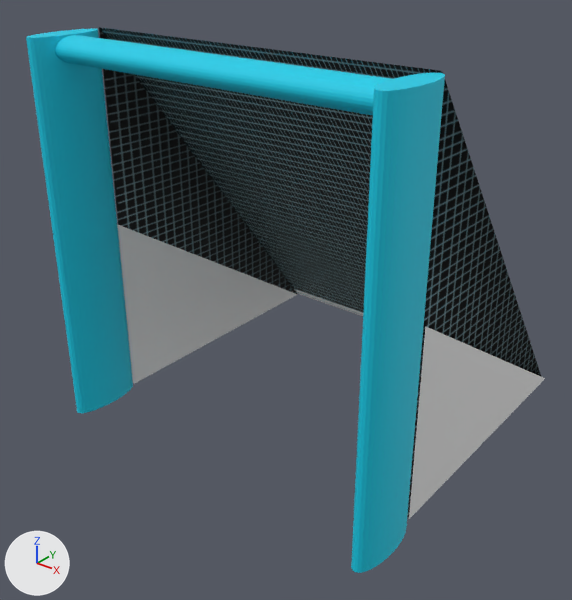
A saved change to the OBJ model trunk/rcssserver3d/data/models/rightgoal.obj.
Rendered twice from a 50 mm lens placed at (1.138, -1.174, 1.242), pointed at (-0.024, 0.278, 0.342). Every picture has the same lights, and +X, +Y and +Z are marked at lower left. Where no turn or scale is listed for an object, it has been applied to the vertices. Vertices at the same position are counted once.
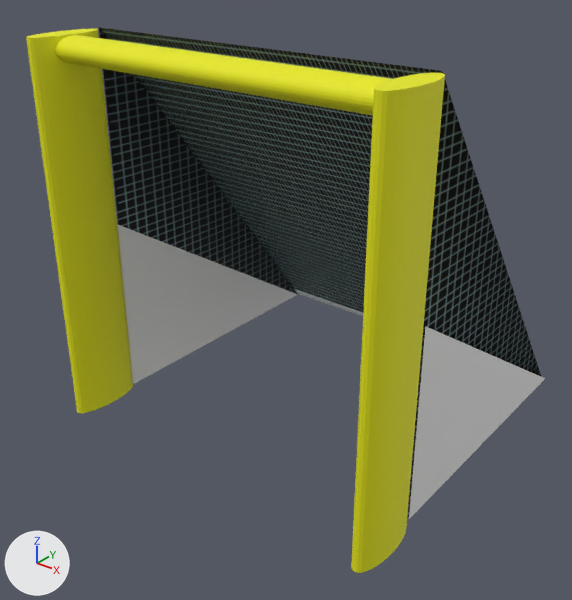
The change, as a diff of the scene's bpy script:
```diff
--- a/trunk/rcssserver3d/data/models/rightgoal.obj.py
+++ b/trunk/rcssserver3d/data/models/rightgoal.obj.py
@@ mat_yellow @@
+mat_yellow = principled_material('yellow')
+mat_yellow.base_color = (0.8, 0.8, 0.0)  # yellow #e7e700
+mat_yellow.roughness = 0.69
@@ me_cylinder @@
 me_cylinder.from_pydata(...)  # 216 vertices, 392 faces; spans x -0.5..0.5, y -0.105..0.895, z 0.0..1.0
 # used by ob_cylinder; location = (0.0, 0.0, 0.0)
+# me_cylinder part 1: all 383 faces that had it switch from mat_sky_blue (cyan #00cbe7) to mat_yellow (yellow #e7e700)
 me_cylinder.materials.append(mat_grey_naogoalnet_png)
```

What differs and where, as boxes (x1, y1, x2, y2) in the pictures (572 x 600 px):
part 1 of me_cylinder, recoloured (cyan to yellow)
    both: (26, 29, 445, 573)
